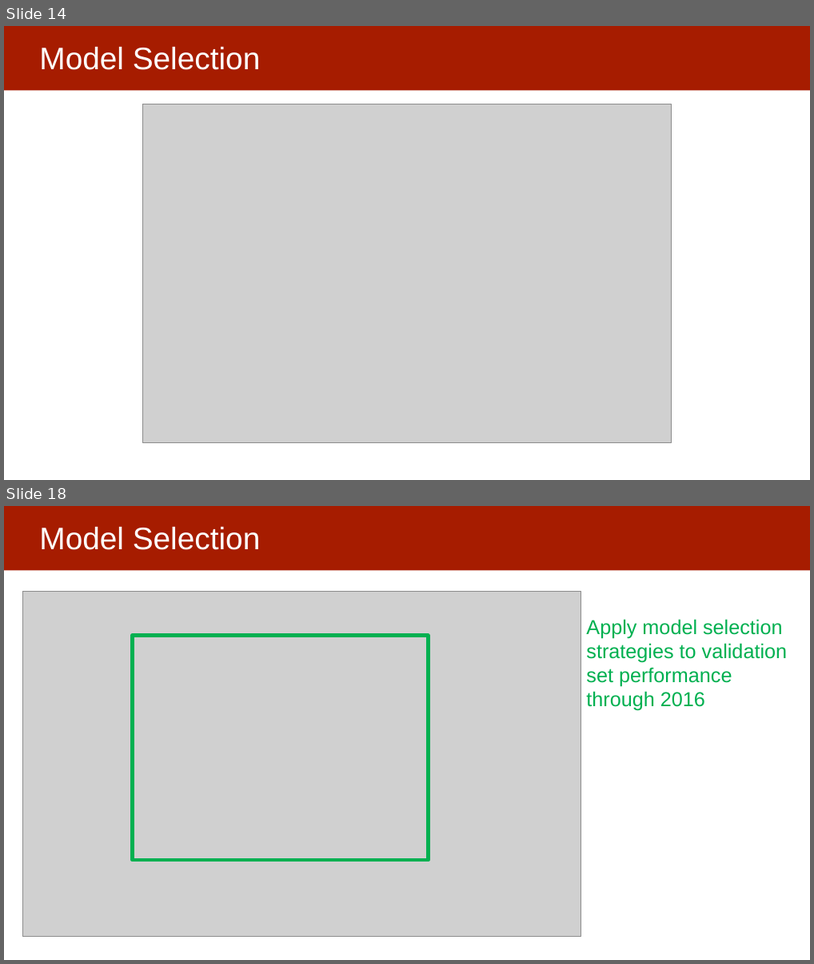
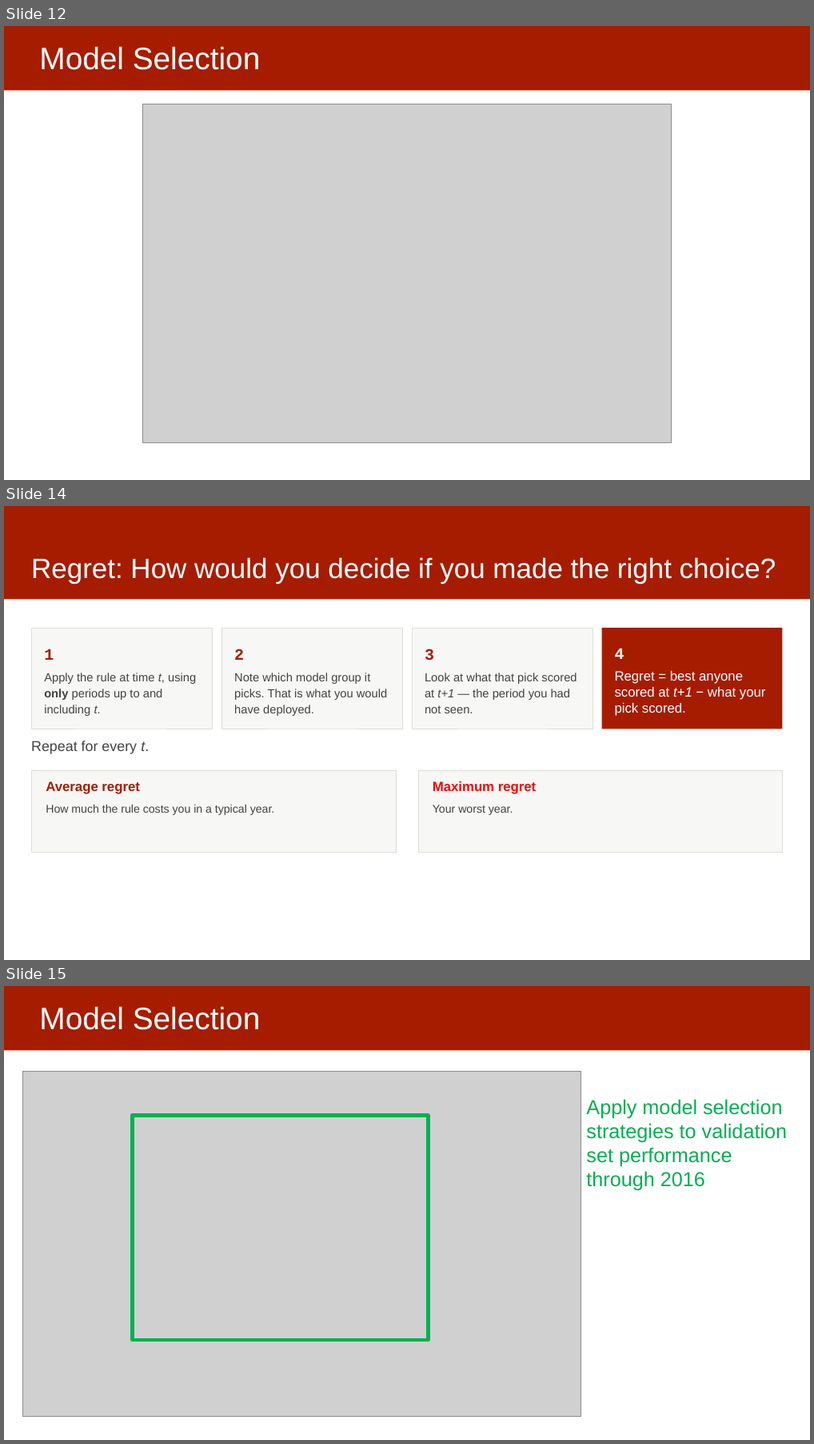
Before and after one commit to dssg/mlforpublicpolicylab, a slide deck: Lectures/15-ml-in-practice-and-model-selection-part-3.pptx. Shown one above the other, each under a label of ours: slides 14 and 18 before the commit, slides 12, 14 and 15 after it; the slides between them are not shown. The pictures are 814x964 and 814x1444 pixels, drawn with LibreOffice and Linux fonts; fonts in the diff are those of the drawing; grey boxes stand for pictures. Boxes give left, top, right and bottom in pixels: in the first picture for what was removed or moved away, otherwise in the second. Text is boxed around its words. In the diff, an @@ line names an element or a change of style, - is before the commit and + after.

```diff
--- a/Lectures/15-ml-in-practice-and-model-selection-part-3.pptx
+++ b/Lectures/15-ml-in-practice-and-model-selection-part-3.pptx
@@ slide 14 added at box(4, 506, 810, 960), background #FFFFFF @@
@@ rectangle added at box(4, 506, 810, 599), fill #A61C00 @@
@@ title added at box(31, 557, 777, 584), 33.3 pt, text #FFFFFF @@
+Regret: How would you decide if you made the right choice?
@@ rectangle added at box(31, 628, 212, 728), fill #F7F7F5, outline #DDDDD9 0.5 pt @@
@@ text added at box(44, 649, 54, 660), 19 pt, text #A61C00, bold @@
+1
@@ rectangle added at box(222, 628, 402, 728), fill #F7F7F5, outline #DDDDD9 0.5 pt @@
@@ text added at box(234, 648, 244, 660), 19 pt, text #A61C00, bold @@
+2
@@ rectangle added at box(412, 628, 594, 728), fill #F7F7F5, outline #DDDDD9 0.5 pt @@
@@ text added at box(425, 648, 434, 660), 19 pt, text #A61C00, bold @@
+3
@@ rectangle added at box(602, 628, 782, 728), fill #A61C00 @@
@@ text added at box(615, 648, 625, 659), 19 pt, text #FFFFFF, bold @@
+4
@@ text added at box(44, 672, 196, 716), 14 pt, text #434343 @@
+Apply the rule at time t, using only periods up to and including t.
@@ text added at box(234, 672, 387, 716), 14 pt, text #434343 @@
+Note which model group it picks. That is what you would have deployed.
@@ text added at box(425, 672, 577, 713), 14 pt, text #434343 @@
+Look at what that pick scored at t+1 — the period you had not seen.
@@ text added at box(615, 671, 766, 716), 16 pt, text #FFFFFF @@
+Regret = best anyone scored at t+1 − what your pick scored.
@@ text added at box(31, 740, 149, 754), 17 pt, text #434343 @@
+Repeat for every t.
@@ rectangle added at box(32, 770, 396, 852), fill #F7F7F5, outline #DDDDD9 0.5 pt @@
@@ text added at box(46, 781, 139, 794), 16 pt, text #A61C00, bold @@
+Average regret
@@ rectangle added at box(418, 770, 782, 852), fill #F7F7F5, outline #DDDDD9 0.5 pt @@
@@ text added at box(433, 781, 536, 794), 16 pt, text #FF0000, bold @@
+Maximum regret
@@ text added at box(46, 804, 275, 815), 13.5 pt, text #434343 @@
+How much the rule costs you in a typical year.
@@ text added at box(433, 804, 514, 815), 13.5 pt, text #434343 @@
+Your worst year.
@@ what was slide 14 is now slide 12 @@
@@ what was slide 18 is now slide 15 @@
```
Also in this commit, not shown: 2 slides changed, 10 other slides added, 12 slides removed.
